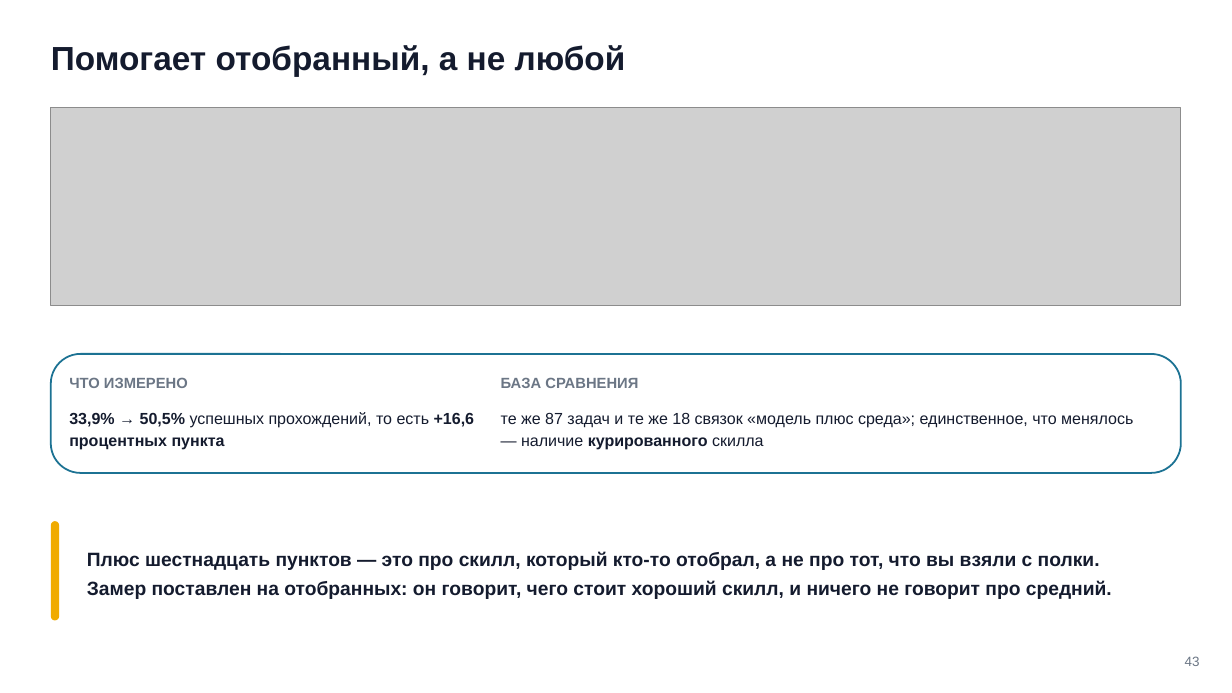
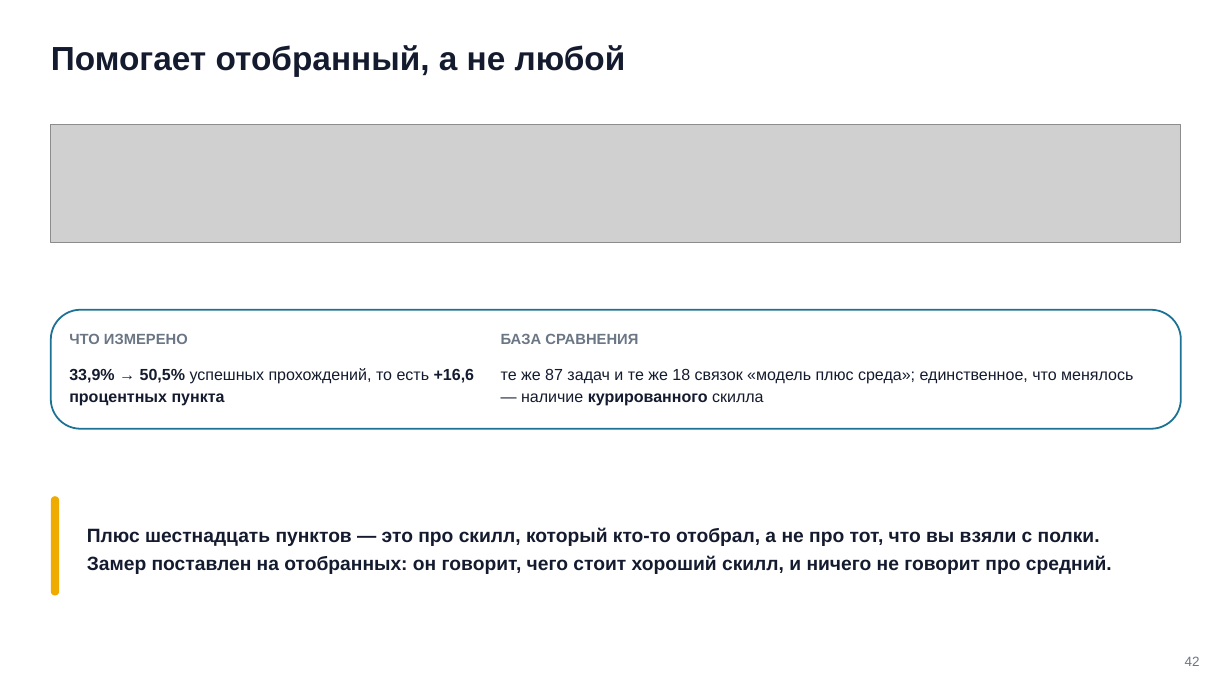
Before and after one commit to tellina-study/AI-usage-lessons, a slide deck: slide 42 of library/seminars/sem-05/rendered/sem-05.pptx (slide 43 before the commit). Drawn at 1232x693 pixels with LibreOffice and Linux fonts; fonts in the diff are those of the drawing; grey boxes stand for pictures. Boxes give left, top, right and bottom in pixels: in the first picture for what was removed or moved away, otherwise in the second. Text is boxed around its words. In the diff, an @@ line names an element or a change of style, - is before the commit and + after.

```diff
--- a/library/seminars/sem-05/rendered/sem-05.pptx
+++ b/library/seminars/sem-05/rendered/sem-05.pptx
@@ picture: place and size @@
-picture at (51,108,1181,306)
+picture at (51,125,1181,242)
@@ 4 texts, 1 rounded rectangle: place and size @@
-4 texts, 1 rounded rectangle at (51,354,1181,473)
+4 texts, 1 rounded rectangle at (51,310,1181,429)
@@ rounded rectangle: place and size @@
-rounded rectangle at (51,521,59,620)
+rounded rectangle at (51,496,59,595)
@@ text "Плюс шестнадцать пунктов — это ...": place and size @@
-text "Плюс шестнадцать пунктов — это ..." at (87,552,1112,599)
+text "Плюс шестнадцать пунктов — это ..." at (87,527,1112,574)
```
Also in this commit, not shown: 39 other slides changed, 4 slides added, 5 slides removed, 27 other files.
